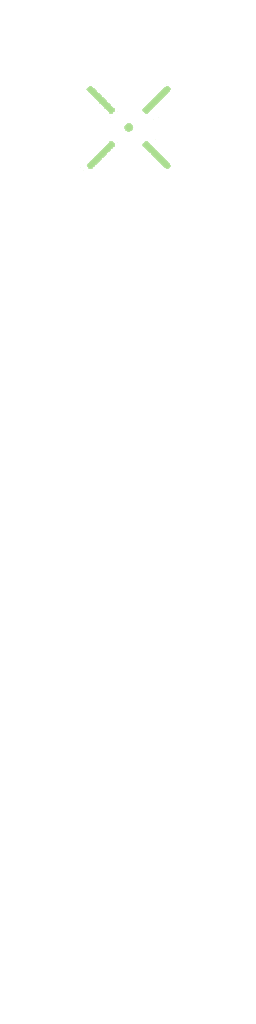
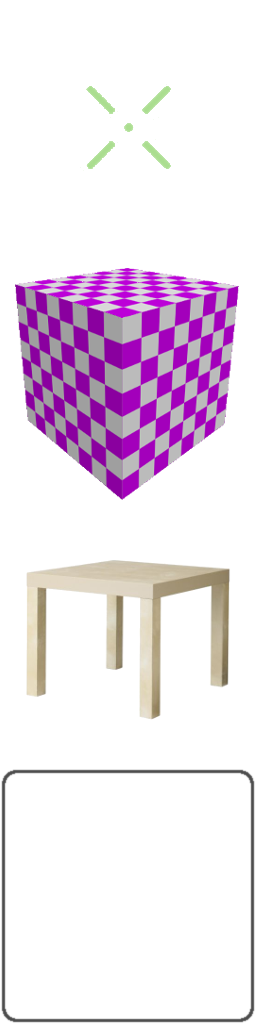
Layered file, before and after one edit (w=256, h=1024). Changes by layer:
painted on "Hintergrund-Kopie #2" over [1, 769, 255, 1023]
painted on "Hintergrund-Kopie #1" over [26, 560, 230, 720]
painted on "Hintergrund-Kopie" over [15, 268, 239, 500]
